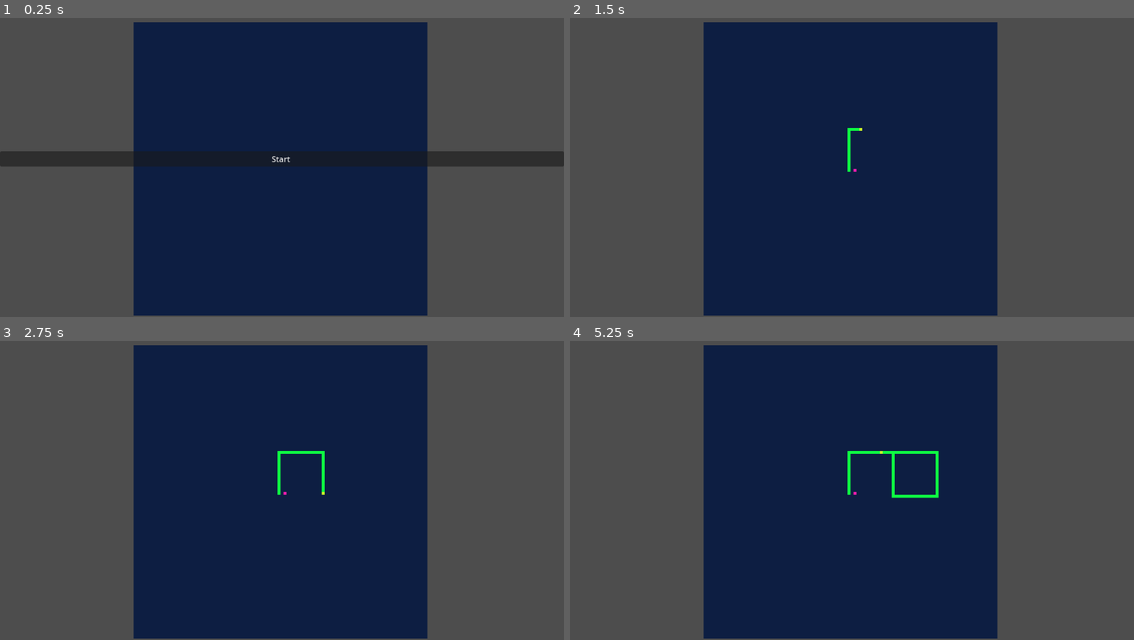
Above: before the commit, frames 1-4 (two rows, left to right).
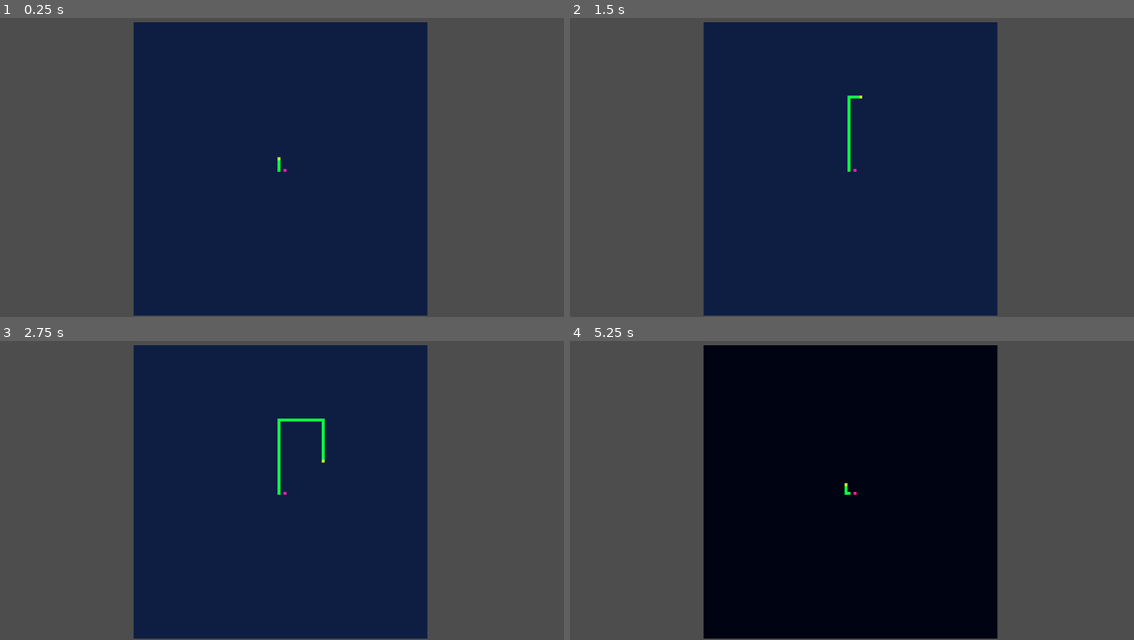
Above: after the commit, the same moments.

Repository: Principursa/2DAiGame
Game: Godot game, scene res://World.tscn
The game is run twice, just before and just after one commit, with the same random seed, the same clock (stepped at 60 frames per second) and the same inputs.
Inputs (mouse positions are in pixels of both pictures, inside the frame that each line leads up to):
- Up to frame 1 (0.25 s): no input
- Up to frame 2 (1.5 s): click (852, 158) at 0.5 s, where only the run before the commit has a clickable "Start"; tap Enter at 1.25 s; hold Right (ui_right) from 1.28 s (still down)
- Up to frame 3 (2.75 s): tap Space at 2 s; release Right (ui_right) at 2.03 s; hold Down (ui_down) from 2.03 s (still down)
- Up to frame 4 (5.25 s): release Down (ui_down) at 2.78 s; hold Right (ui_right) 2.78-3.53 s; tap Enter at 3.5, 5 s; hold Up (ui_up) 3.53-4.28 s; tap Space at 4.25 s; hold Left (ui_left) from 4.28 s (still down)

The runs differ from the first frame. In frame 1, 2.4% of the frame differs, in the area x 0-100%, y 44-52%; in frame 2, 0.1%; in frame 3, 0.4%; in frame 4, 51%, in the area x 23-76%, y 1-100%.

Commit message:
added death and restart

Diff:
--- a/UI.tscn
+++ b/UI.tscn
@@ -1,6 +1,4 @@
-[gd_scene load_steps=2 format=3 uid="uid://c1vqg2vqcwo4j"]
-
-[ext_resource type="Script" path="res://Start_Button.gd" id="1_w774s"]
+[gd_scene format=3 uid="uid://c1vqg2vqcwo4j"]
 
 [node name="Node2D" type="Node2D"]
 
@@ -18,11 +16,3 @@
 size_flags_horizontal = 4
 size_flags_vertical = 8
 metadata/_edit_use_anchors_ = true
-
-[node name="Start Button" type="Button" parent="Start_UI/MarginContainer"]
-layout_mode = 2
-size_flags_vertical = 4
-text = "Start "
-script = ExtResource("1_w774s")
-
-[connection signal="pressed" from="Start_UI/MarginContainer/Start Button" to="Start_UI/MarginContainer/Start Button" method="_on_pressed"]
--- a/World.gd
+++ b/World.gd
@@ -3,7 +3,7 @@
 @onready var environ_pixel = load("res://environ_pixel.tscn")
 @onready var player_pixel_pre = load("res://player_pixel.tscn")
 @onready var enemy_pixel_pre = load("res://enemy_pixel.tscn")
-@onready var tick = get_node("Tick")
+@onready var tick = get_node("../Tick")
 var height = 100
 var width = 100
 var base_position = Vector2(0,0)
@@ -14,15 +14,11 @@
 	PLAYER,
 	ENEMY
 }
-enum GameStates {
-	Menu,
-	Ongoing
-}
+
 enum Entity {
 	PLAYER,
 	ENEMY
 }
-var gamestate = GameStates.Menu
 var player_pix
 var enemy_pix
 # Called when the node enters the scene tree for the first time.
@@ -40,7 +36,7 @@
 			x_pos += 1
 		x_pos = base_position.x
 		y_pos += 1
-
+	spawn_entities()
 
 
 
@@ -49,11 +45,6 @@
 	pass
 
 
-func change_state():
-	if gamestate == GameStates.Menu:
-		gamestate = GameStates.Ongoing
-	if gamestate == GameStates.Ongoing:
-		gamestate = GameStates.Menu
 
 func get_player_direction():
 	return player_pix.direction
@@ -78,28 +69,53 @@
 	player_pix.set_position(player_pos)
 	add_child(enemy_pix)
 	enemy_pix.set_position(enemy_pos)
-	change_gridstate(player_pos,Entity.PLAYER)
-	change_gridstate(enemy_pos, Entity.ENEMY)
 
 
+func failure_check():
+	if grid[player_pix.position] != GridState.ABSENT:
+		restart(Entity.ENEMY)
 
 
+func restart(entity: Entity):
+	enemy_pix.queue_free()
+	player_pix.queue_free()
+	if entity == Entity.PLAYER:
+		player_pix.score += 1
+
+	if entity == Entity.ENEMY:
+		enemy_pix.score += 1
+
+	clear_grid()
+	spawn_entities()
+
+func clear_grid():
+	var y_pos = base_position.y
+	for x in range(width):
+		var x_pos = base_position.x
+		for y in range(height):
+			var pos = Vector2(x_pos, y_pos)
+			grid[pos] = GridState.ABSENT
+			environ_grid[pos].get_node("Pixelenviron").modulate = Color("#0d1e42")
+			x_pos += 1
+		x_pos = base_position.x
+		y_pos += 1
 
 
 func _on_tick_timeout():
-	if gamestate == GameStates.Menu:
-		pass
-	if gamestate == GameStates.Ongoing:
-		var direction = get_player_direction()
-		if direction == player_pix.Direction.UP:
-			player_pix.position.y += -1
-			change_gridstate(player_pix.position, Entity.PLAYER)
-		if direction == player_pix.Direction.DOWN:
-			player_pix.position.y += 1
-			change_gridstate(player_pix.position, Entity.PLAYER)
-		if direction == player_pix.Direction.LEFT:
-			player_pix.position.x += -1
-			change_gridstate(player_pix.position, Entity.PLAYER)
-		if direction == player_pix.Direction.RIGHT:
-			player_pix.position.x += 1
-			change_gridstate(player_pix.position, Entity.PLAYER)
+	var direction = get_player_direction()
+	failure_check()
+	player_pix.prev_position = player_pix.position
+	if direction == player_pix.Direction.UP:
+		player_pix.position.y += -1
+		change_gridstate(player_pix.prev_position, Entity.PLAYER)
+	if direction == player_pix.Direction.DOWN:
+		player_pix.position.y += 1
+		change_gridstate(player_pix.prev_position, Entity.PLAYER)
+
+	if direction == player_pix.Direction.LEFT:
+		player_pix.position.x += -1
+		change_gridstate(player_pix.prev_position, Entity.PLAYER)
+
+	if direction == player_pix.Direction.RIGHT:
+		player_pix.position.x += 1
+		change_gridstate(player_pix.prev_position, Entity.PLAYER)
--- /dev/null
+++ b/enemy.gd
@@ -0,0 +1,11 @@
+extends Node2D
+
+var score = 0
+# Called when the node enters the scene tree for the first time.
+func _ready():
+	pass # Replace with function body.
+
+
+# Called every frame. 'delta' is the elapsed time since the previous frame.
+func _process(delta):
+	pass
--- a/enemy_pixel.tscn
+++ b/enemy_pixel.tscn
@@ -1,8 +1,10 @@
-[gd_scene load_steps=2 format=3 uid="uid://btsa3fw2ko58a"]
+[gd_scene load_steps=3 format=3 uid="uid://btsa3fw2ko58a"]
 
 [ext_resource type="Texture2D" uid="uid://y6ip8ifnxjq" path="res://enemypixel.png" id="1_ia74a"]
+[ext_resource type="Script" path="res://enemy.gd" id="2_yuewp"]
 
 [node name="Enemypixel" type="Node2D"]
+script = ExtResource("2_yuewp")
 
 [node name="Enemypixel" type="Sprite2D" parent="."]
 texture = ExtResource("1_ia74a")
--- a/player.gd
+++ b/player.gd
@@ -7,6 +7,8 @@
 	DOWN
 }
 var direction = Direction.UP
+var score = 0
+var prev_position
 # Called when the node enters the scene tree for the first time.
 func _ready():
 	pass # Replace with function body.
